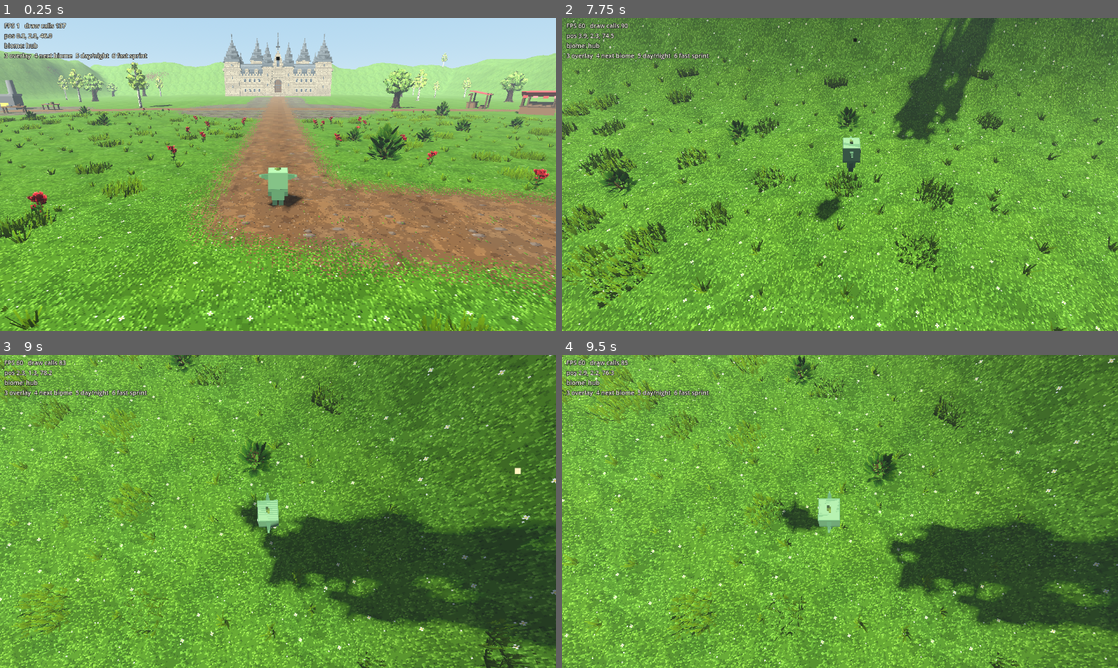
Above: before the commit, frames 1-4 (two rows, left to right).
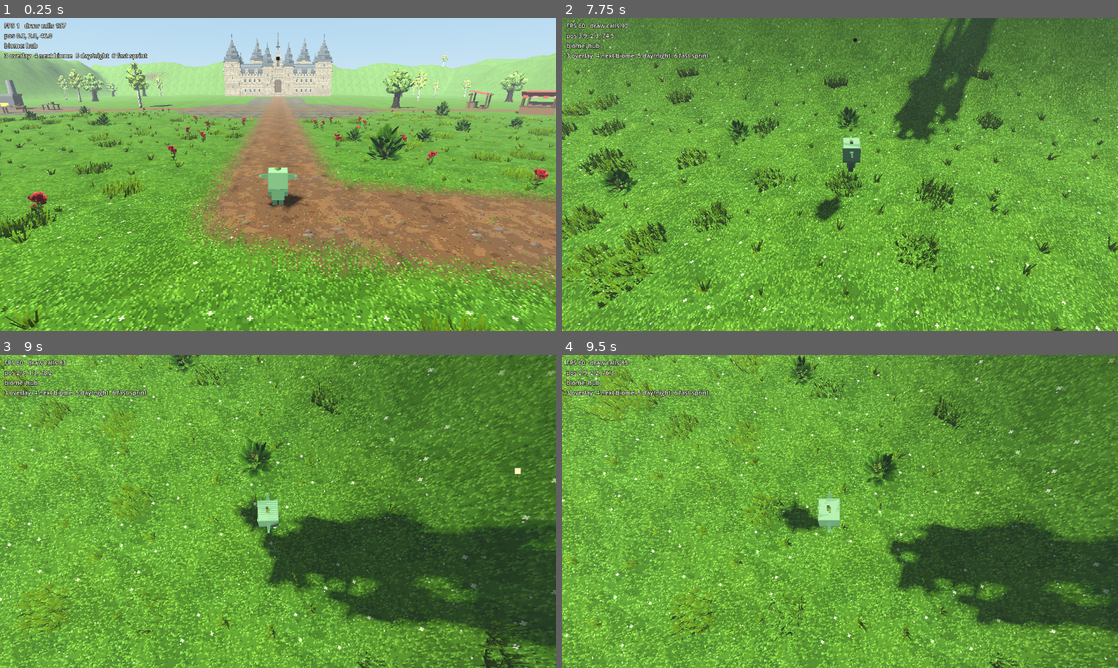
Above: after the commit, the same moments.

Repository: joobajooba/club-impz
Game: Godot game, scene res://scenes/main.tscn
Two runs of this game, one before a commit and one after it. Both use one fixed random seed, a clock stepped at 60 frames per second and the inputs below.
Inputs (mouse positions are in pixels of both pictures, inside the frame that each line leads up to):
- Up to frame 1 (0.25 s): no input
- Up to frame 2 (7.75 s): move the mouse to (962, 158) at 0.52 s; hold D (move_right) 0.53-1.28 s; hold Right mouse button (camera_orbit) 0.53-1.28 s; tap Space (jump) at 0.77, 1.52, 3.02, 3.77, 4.52, 6.02, 6.77, 7.52 s; move the mouse to (728, 190) at 1.27 s; hold S (move_back) 1.28-2.03 s; tap Mouse wheel up (camera_zoom_in) at 1.35 s; move the mouse to (895, 105) at 2.02 s; hold D (move_right) 2.03-2.78 s; hold Mouse wheel down (camera_zoom_out) 2.03-2.78 s; move the mouse to (812, 237) at 2.77 s; hold W (move_forward) 2.78-3.53 s; tap Shift (sprint) at 2.85 s; move the mouse to (1006, 221) at 3.52 s; hold 6 (toggle_fast_sprint) 3.53-4.28 s; hold A (move_left) 3.53-5.03 s; move the mouse to (673, 127) at 4.27 s; right-click (673, 127) at 4.35 s; move the mouse to (867, 174) at 5.02 s; hold S (move_back) 5.03-5.78 s; hold Mouse wheel up (camera_zoom_in) 5.03-5.78 s; move the mouse to (756, 96) at 5.77 s; hold D (move_right) 5.78-6.53 s; tap Mouse wheel down (camera_zoom_out) at 5.85 s; move the mouse to (962, 158) at 6.52 s; hold W (move_forward) 6.53-7.28 s; hold Shift (sprint) 6.53-7.28 s; move the mouse to (728, 190) at 7.27 s; hold D (move_right) from 7.28 s (still down); tap 6 (toggle_fast_sprint) at 7.35 s
- Up to frame 3 (9 s): move the mouse to (333, 442) at 8.02 s; release D (move_right) at 8.03 s; hold S (move_back) 8.03-8.78 s; hold Right mouse button (camera_orbit) 8.03-8.78 s; move the mouse to (250, 574) at 8.77 s; hold A (move_left) from 8.78 s (still down); tap Mouse wheel up (camera_zoom_in) at 8.85 s
- Up to frame 4 (9.5 s): keep holding A (move_left); tap Space (jump) at 9.02 s

The runs differ from the first frame. In frame 2, 0.1% of the frame differs, in the area x 2-100%, y 0-17%; in frame 3, 0.2%, in the area x 71-100%, y 0-54%; in frame 4, less than 0.1%.

Commit message:
batch 3
Co-Authored-By: Claude Opus 5.5 <noreply@anthropic.com>

Diff:
--- a/godot-game/scripts/world/game_world.gd
+++ b/godot-game/scripts/world/game_world.gd
@@ -137,11 +137,26 @@
 	for w in terrain.data.layout.get("water", []):
 		var r: Array = w["rect"]
 		var plane := PlaneMesh.new()
-		plane.size = Vector2(r[2] - r[0], r[3] - r[1])
-		plane.subdivide_width = 0
+		var size := Vector2(r[2] - r[0], r[3] - r[1])
+		plane.size = size
+		plane.subdivide_width = maxi(0, int(size.x / 2.0) - 1)  # 1 vertex per 2 m for the waves
+		plane.subdivide_depth = maxi(0, int(size.y / 2.0) - 1)
+		var deep := Color(terrain.data.biome_data["biomes"][w["biome"]]["water"])
 		var mat := ShaderMaterial.new()
 		mat.shader = shader
-		mat.set_shader_parameter("water_color", Color(terrain.data.biome_data["biomes"][w["biome"]]["water"]))
+		mat.set_shader_parameter("deep_color", deep)
+		mat.set_shader_parameter("shallow_color", deep.lerp(Color("#bff0e6"), 0.45))
+		# depth under the plane, 1 m per pixel (no depth texture in web builds)
+		var dw := int(ceil(size.x))
+		var dd := int(ceil(size.y))
+		var img := Image.create(dw, dd, false, Image.FORMAT_RF)
+		for pz in dd:
+			for px in dw:
+				var d: float = w["level"] - terrain.data.height(r[0] + px + 0.5, r[1] + pz + 0.5)
+				img.set_pixel(px, pz, Color(maxf(d, 0.0), 0, 0))
+		mat.set_shader_parameter("depth_map", ImageTexture.create_from_image(img))
+		mat.set_shader_parameter("rect", Vector4(r[0], r[1], dw, dd))
+		mat.set_shader_parameter("use_depth", true)
 		var mi := MeshInstance3D.new()
 		mi.name = w["name"]
 		mi.mesh = plane
@@ -157,7 +172,7 @@
 		quad.size = Vector2(10.0, top - bottom + 0.6)
 		var mat := ShaderMaterial.new()
 		mat.shader = shader
-		mat.set_shader_parameter("water_color", Color("#5ab0e8"))
+		mat.set_shader_parameter("deep_color", Color("#5ab0e8"))
 		mat.set_shader_parameter("flow", 1.6)
 		var mi := MeshInstance3D.new()
 		mi.name = "waterfall"
--- a/godot-game/shaders/terrain.gdshader
+++ b/godot-game/shaders/terrain.gdshader
@@ -9,7 +9,7 @@
 //   high ground, scree, special patches, steep rock and paths.
 render_mode blend_mix, depth_draw_opaque, cull_back, diffuse_lambert, specular_disabled;
 
-uniform sampler2DArray layers : source_color, filter_nearest_mipmap, repeat_enable;
+uniform sampler2DArray layers : source_color, filter_nearest_mipmap_anisotropic, repeat_enable;
 uniform sampler2D mask_map : filter_linear, repeat_disable;
 uniform vec4 mask_rect = vec4(0.0, -256.0, 1280.0, 512.0);
 uniform int fixed_biome = -1;
@@ -56,6 +56,18 @@
 	sdepth = UV.x;
 }
 
+// triplanar sample at 32 px per metre (one 128 px tile = 4 m), so slopes don't stretch
+vec3 tri_sample(float layer) {
+	if (wnrm.y > 0.97) {
+		return texture(layers, vec3(wpos.xz / 4.0, layer)).rgb;  // flat ground: one sample
+	}
+	vec3 w = pow(abs(wnrm), vec3(8.0));
+	w /= (w.x + w.y + w.z);
+	return texture(layers, vec3(wpos.zy / 4.0, layer)).rgb * w.x
+		+ texture(layers, vec3(wpos.xz / 4.0, layer)).rgb * w.y
+		+ texture(layers, vec3(wpos.xy / 4.0, layer)).rgb * w.z;
+}
+
 void fragment() {
 	if (near_cut > 0.0 && distance(wpos, CAMERA_POSITION_WORLD) < near_cut) {
 		discard;
@@ -98,14 +110,7 @@
 		layer = r_path[b];
 		steep = false;
 	}
-	vec3 col;
-	if (steep) {
-		vec3 an = abs(wnrm);
-		vec2 uv = an.x > an.z ? wpos.zy : wpos.xy;
-		col = texture(layers, vec3(uv / 4.0, float(r_steep[b]))).rgb;
-	} else {
-		col = texture(layers, vec3(wpos.xz / 4.0, float(layer))).rgb;
-	}
+	vec3 col = tri_sample(float(steep ? r_steep[b] : layer));
 	ALBEDO = col;
 	ROUGHNESS = 1.0;
 	SPECULAR = 0.0;
--- a/godot-game/shaders/water.gdshader
+++ b/godot-game/shaders/water.gdshader
@@ -1,13 +1,21 @@
 shader_type spatial;
-// Water (game_worlds.md section 4.8 water colours). Flat plane, gentle pixel ripples snapped to the
-// 32 px per metre grid, soft transparency. No screen space refraction, so it works in web builds.
+// Stylised water for the Compatibility renderer and web builds (no depth texture, no refraction).
+// Depth comes from depth_map (level - terrain height, 1 m per pixel, built in game_world.gd _make_water):
+// 4 shallow-to-deep colour bands, scrolling shore foam, fade to clear at the shoreline, gentle vertex
+// waves and toon sparkles. Everything is snapped to the 32 px per metre grid.
 // flow > 0 turns it into a falling sheet (waterfall): ripples scroll down the plane's local y.
 render_mode blend_mix, depth_draw_opaque, cull_disabled, diffuse_lambert, specular_schlick_ggx;
 
-uniform vec4 water_color : source_color = vec4(0.23, 0.6, 0.85, 1.0);
-uniform vec4 foam_color : source_color = vec4(0.85, 0.95, 1.0, 1.0);
-uniform float alpha = 0.8;
+uniform vec4 shallow_color : source_color = vec4(0.45, 0.82, 0.86, 1.0);
+uniform vec4 deep_color : source_color = vec4(0.23, 0.6, 0.85, 1.0);
+uniform vec4 foam_color : source_color = vec4(0.9, 0.97, 1.0, 1.0);
+uniform float alpha = 0.85;
 uniform float flow = 0.0;
+uniform float wave_height = 0.04;
+uniform float deep_depth = 2.5;         // depth (m) where the deepest band starts
+uniform sampler2D depth_map : filter_linear, repeat_disable;
+uniform vec4 rect = vec4(0.0, 0.0, 1.0, 1.0);  // x0, z0, width, depth of depth_map in world metres
+uniform bool use_depth = false;
 
 varying vec3 wpos;
 varying vec2 lpos;
@@ -26,21 +34,45 @@
 }
 
 void vertex() {
+	lpos = VERTEX.xz;
+	if (flow <= 0.0) {
+		vec3 w = (MODEL_MATRIX * vec4(VERTEX, 1.0)).xyz;
+		VERTEX.y += (sin(w.x * 0.9 + TIME * 1.3) + sin(w.z * 1.1 - TIME * 1.1)) * 0.5 * wave_height;
+	}
 	wpos = (MODEL_MATRIX * vec4(VERTEX, 1.0)).xyz;
-	lpos = VERTEX.xz;
 }
 
 void fragment() {
-	vec2 grid = floor((flow > 0.0 ? vec2(lpos.x, lpos.y) : wpos.xz) * 32.0) / 32.0;
+	vec2 grid = floor((flow > 0.0 ? lpos : wpos.xz) * 32.0) / 32.0;
 	vec2 drift = flow > 0.0 ? vec2(0.0, -TIME * flow) : vec2(TIME * 0.15, TIME * 0.09);
 	float r = vnoise(grid * 1.6 + drift) * 0.6 + vnoise(grid * 4.0 - drift * 1.7) * 0.4;
-	float band = floor(r * 4.0) / 4.0;                 // stepped, pixel art bands
-	vec3 col = water_color.rgb * (0.82 + band * 0.32);
-	float hi = step(0.86, r);
-	if (flow > 0.0) hi = step(0.62, r);
-	col = mix(col, foam_color.rgb, hi * 0.55);
-	ALBEDO = col;
-	ALPHA = flow > 0.0 ? 0.92 : alpha;
+
+	if (flow > 0.0) {
+		float band = floor(r * 4.0) / 4.0;
+		vec3 col = deep_color.rgb * (0.82 + band * 0.32);
+		col = mix(col, foam_color.rgb, step(0.62, r) * 0.55);
+		ALBEDO = col;
+		ALPHA = 0.92;
+	} else {
+		float depth = use_depth ? texture(depth_map, (grid - rect.xy) / rect.zw).r : deep_depth;
+		// 4 colour bands from shallow to deep
+		float t = floor(clamp(depth / deep_depth, 0.0, 1.0) * 3.999) / 3.0;
+		vec3 col = mix(shallow_color.rgb, deep_color.rgb, t);
+		col *= 0.9 + floor(r * 4.0) / 4.0 * 0.2;                 // stepped ripple shading
+		// shore foam: scrolling stepped noise in the shallowest strip
+		float fn = vnoise(grid * 3.0 + vec2(TIME * 0.4, -TIME * 0.3));
+		float wet = step(0.001, depth);
+		float foam = step(depth + fn * 0.25, 0.35) * wet;
+		col = mix(col, foam_color.rgb, foam);
+		// toon sparkles: bright pixels where the noise peaks, more of them at grazing view angles
+		float graze = 1.0 - clamp(dot(NORMAL, VIEW), 0.0, 1.0);
+		float sp = step(0.9 - graze * 0.12, vnoise(grid * 6.0 + vec2(TIME * 0.7, TIME * 0.5))) * (1.0 - foam);
+		col = mix(col, vec3(1.0), sp * 0.8);
+		EMISSION = vec3(sp * 0.35);
+		ALBEDO = col;
+		// clear at the waterline, stepping up to full alpha over the first 12 cm of depth
+		ALPHA = max(alpha * clamp(floor(depth / 0.12 * 4.0) / 4.0, 0.0, 1.0), foam * 0.9) * wet;
+	}
 	ROUGHNESS = 0.18;
 	METALLIC = 0.0;
 }
